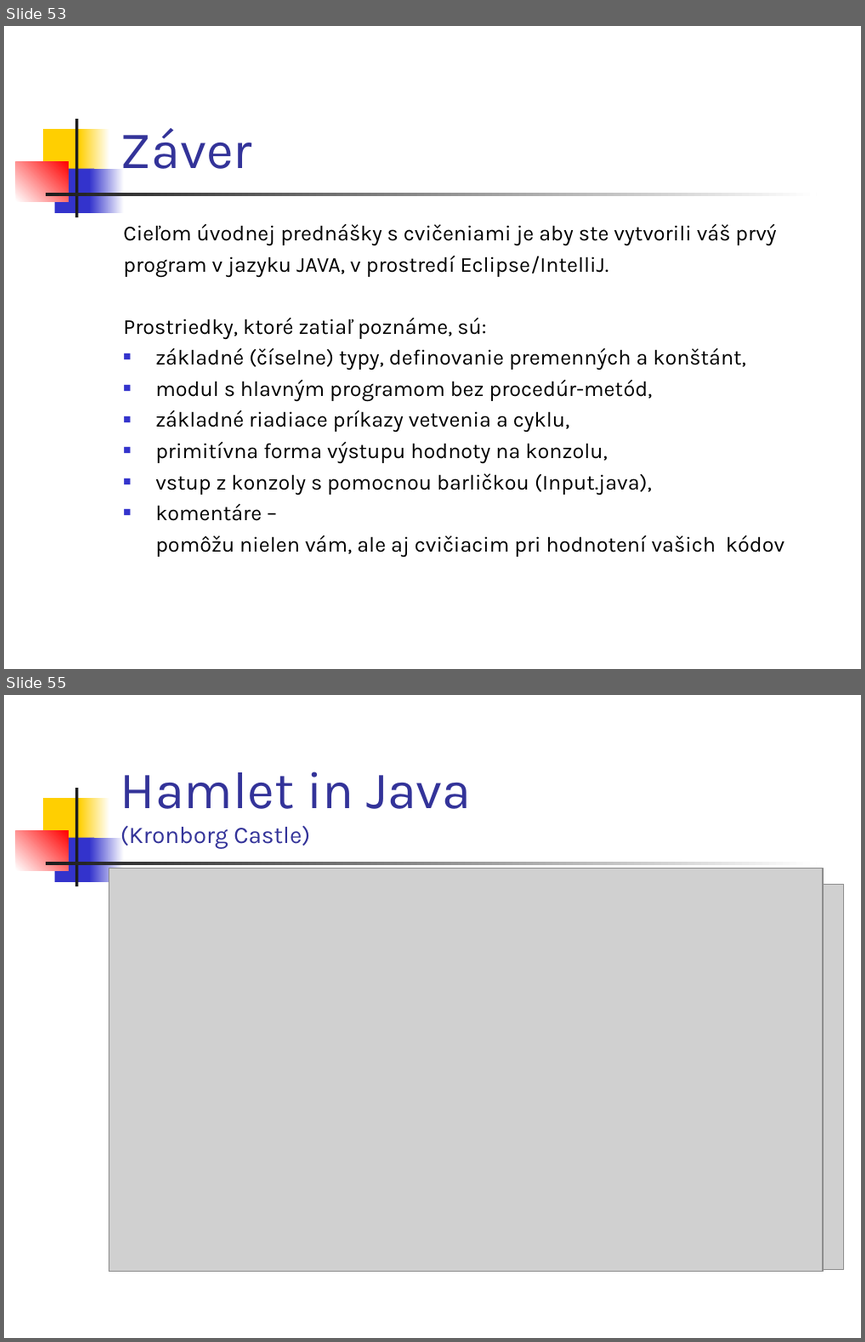
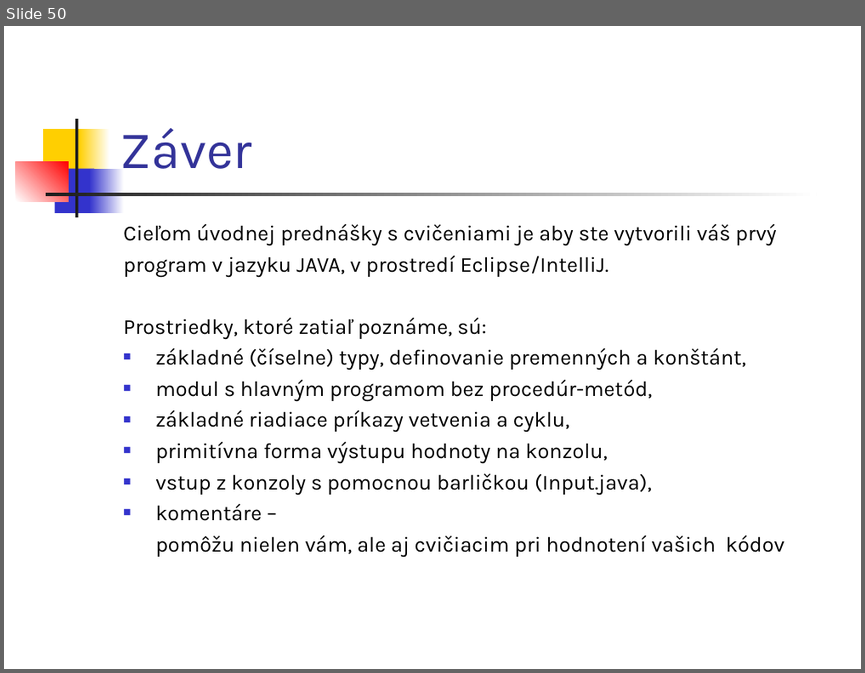
Before and after one commit to Programovanie4/Prednasky, a slide deck: 01/01_java.ppt. Shown one above the other, each under a label of ours: slides 53 and 55 before the commit, slide 50 after it; the slides between them are not shown. The pictures are 865x1342 and 865x673 pixels, drawn with LibreOffice and Linux fonts; fonts in the diff are those of the drawing; grey boxes stand for pictures. Boxes give left, top, right and bottom in pixels: in the first picture for what was removed or moved away, otherwise in the second. Text is boxed around its words. In the diff, an @@ line names an element or a change of style, - is before the commit and + after.

```diff
--- a/01/01_java.ppt
+++ b/01/01_java.ppt
@@ slide 55 removed at (4, 695, 861, 1338), background #FFFFFF; not listed: 7 template elements that a slide beside it also shows @@
@@ title removed at (120, 771, 471, 849) @@
-Hamlet in Java
-(Kronborg Castle)
@@ picture removed at (109, 868, 823, 1271) @@
@@ picture removed at (114, 885, 843, 1270) @@
@@ what was slide 53 is now slide 50 @@
```
Also in this commit, not shown: 7 slides changed, 4 other slides removed, 6 other files.
